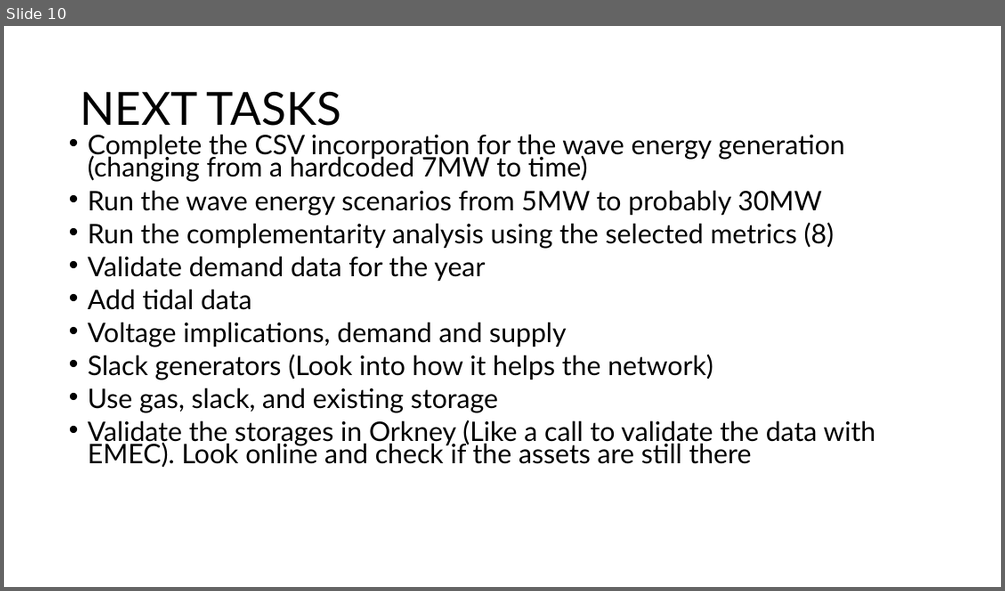
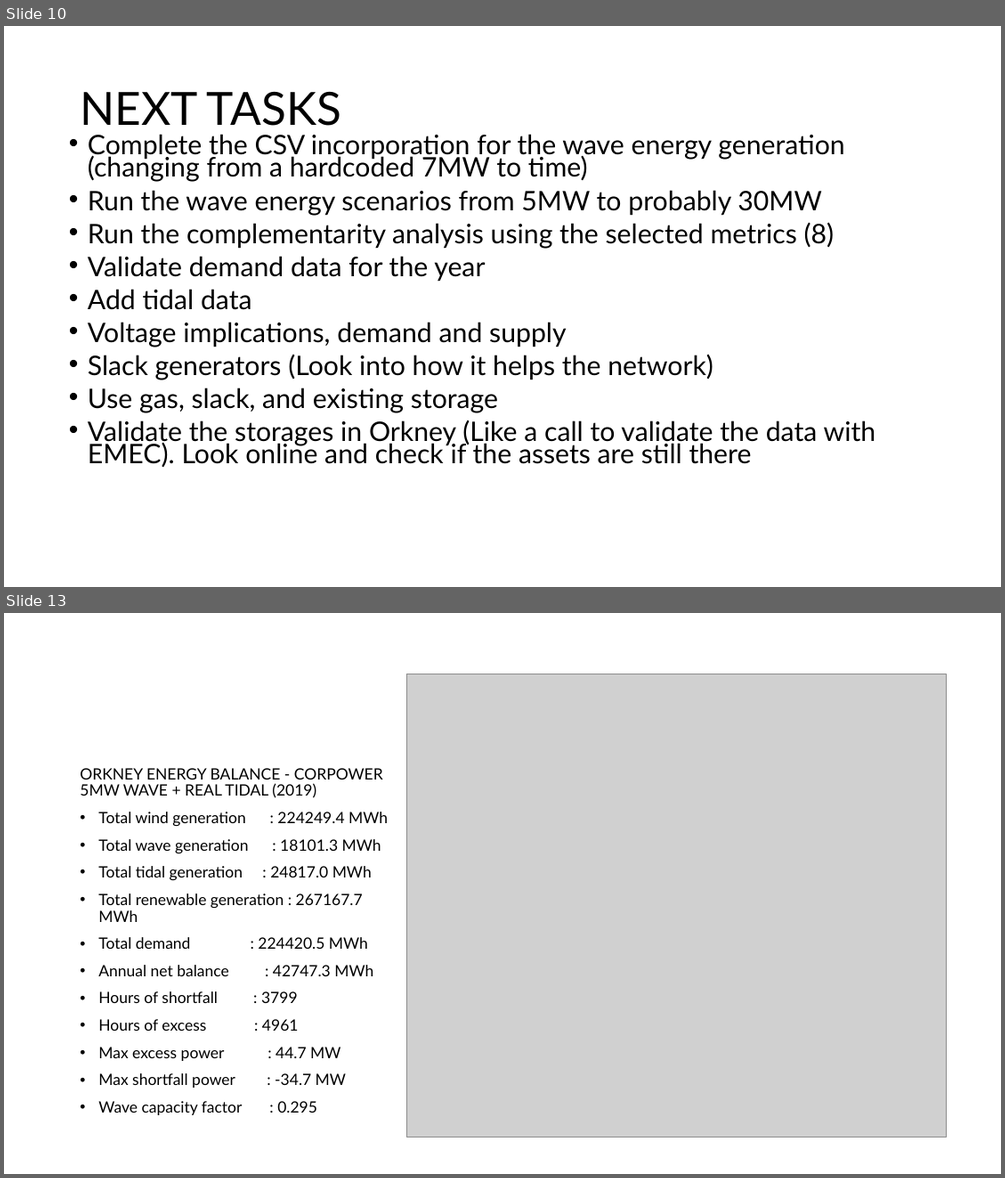
Before and after one commit to KingsleyDissertation/dres, a slide deck: my_data/outputs/Presentation_Dissertation_.pptx. Shown one above the other, each under a label of ours: slide 10 before the commit, slides 10 and 13 after it; the slides between them are not shown. The pictures are 1005x591 and 1005x1178 pixels, drawn with LibreOffice and Linux fonts; fonts in the diff are those of the drawing; grey boxes stand for pictures. Boxes give left, top, right and bottom in pixels: in the first picture for what was removed or moved away, otherwise in the second. Text is boxed around its words. In the diff, an @@ line names an element or a change of style, - is before the commit and + after.

```diff
--- a/my_data/outputs/Presentation_Dissertation_.pptx
+++ b/my_data/outputs/Presentation_Dissertation_.pptx
@@ slide 13 added at box(4, 613, 1001, 1174), background #FFFFFF @@
@@ picture added at box(406, 674, 947, 1137) @@
@@ text added at box(80, 768, 388, 1115), 15 pt, text #000000 @@
+ORKNEY ENERGY BALANCE - CORPOWER 5MW WAVE + REAL TIDAL (2019)
+• Total wind generation : 224249.4 MWh
+• Total wave generation : 18101.3 MWh
+• Total tidal generation : 24817.0 MWh
+• Total renewable generation : 267167.7 MWh
+• Total demand : 224420.5 MWh
+• Annual net balance : 42747.3 MWh
+• Hours of shortfall : 3799
+• Hours of excess : 4961
+• Max excess power : 44.7 MW
+• Max shortfall power : -34.7 MW
+• Wave capacity factor : 0.295
```
Also in this commit, not shown: 2 other slides added, 2 other files.
